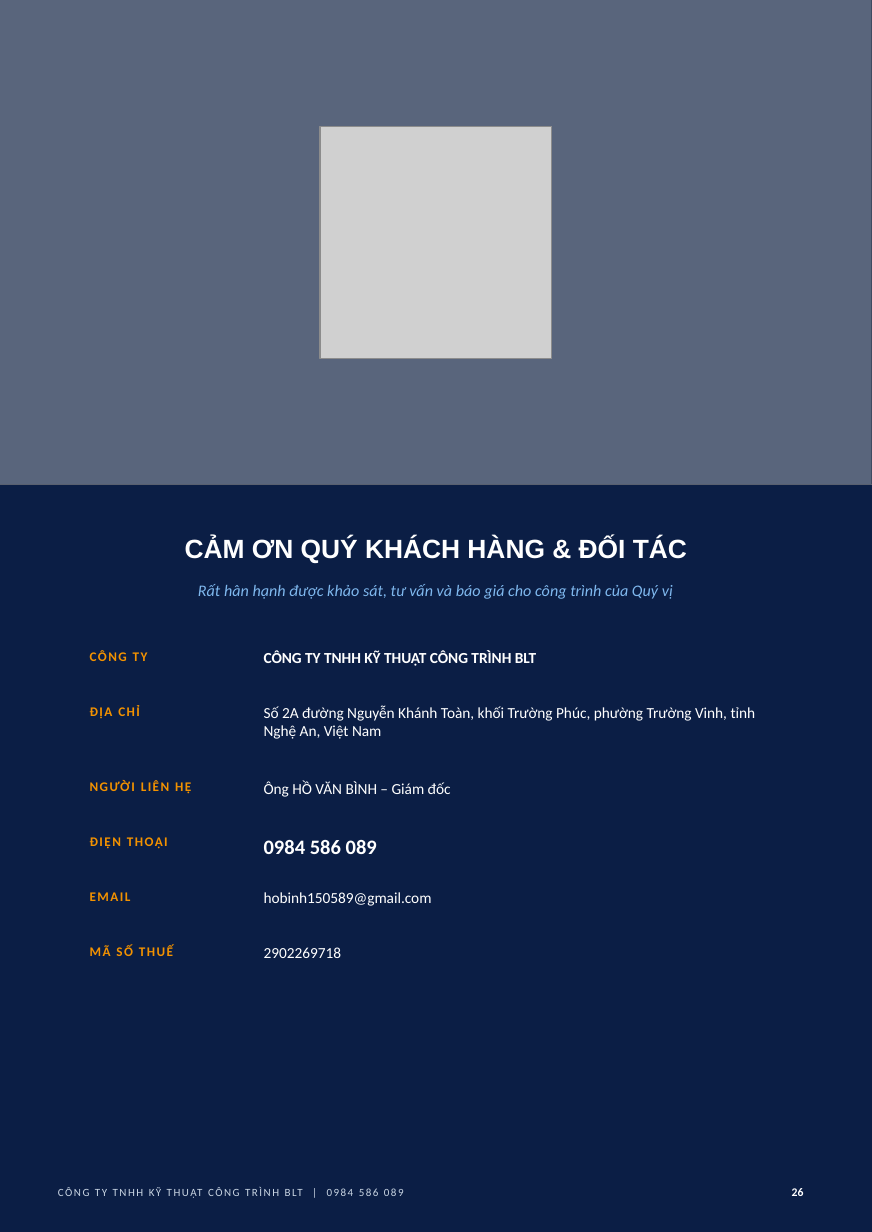
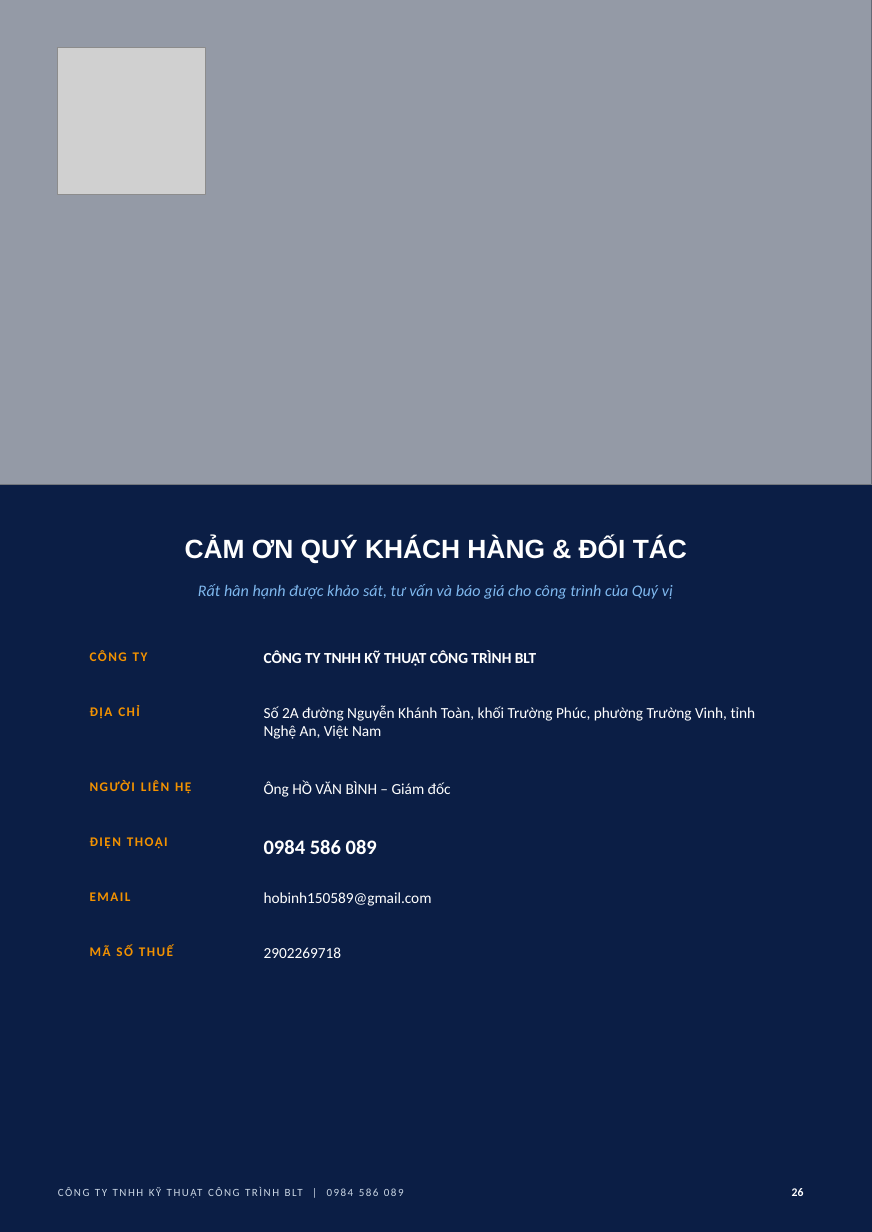
Before and after one commit to haquyenkl2-sys/C-NG-TY-CP-TH-NG-M-I-T-NG-H-P-MINH-PH-T, a slide deck: slide 26 of ho-so-nang-luc-BLT/HO_SO_NANG_LUC_BLT.pptx. Drawn at 872x1232 pixels with LibreOffice and Linux fonts; fonts in the diff are those of the drawing; grey boxes stand for pictures. Boxes give left, top, right and bottom in pixels: in the first picture for what was removed or moved away, otherwise in the second. Text is boxed around its words. In the diff, an @@ line names an element or a change of style, - is before the commit and + after.

```diff
--- a/ho-so-nang-luc-BLT/HO_SO_NANG_LUC_BLT.pptx
+++ b/ho-so-nang-luc-BLT/HO_SO_NANG_LUC_BLT.pptx
@@ rectangle at (0, 0, 872, 485): fill #0B1E45 at 60% opacity to #0B1E45 at 30% opacity @@
@@ picture: place and size @@
-picture at (321, 127, 553, 359)
+picture at (58, 47, 206, 195)
```
Also in this commit, not shown: 3 other files.
